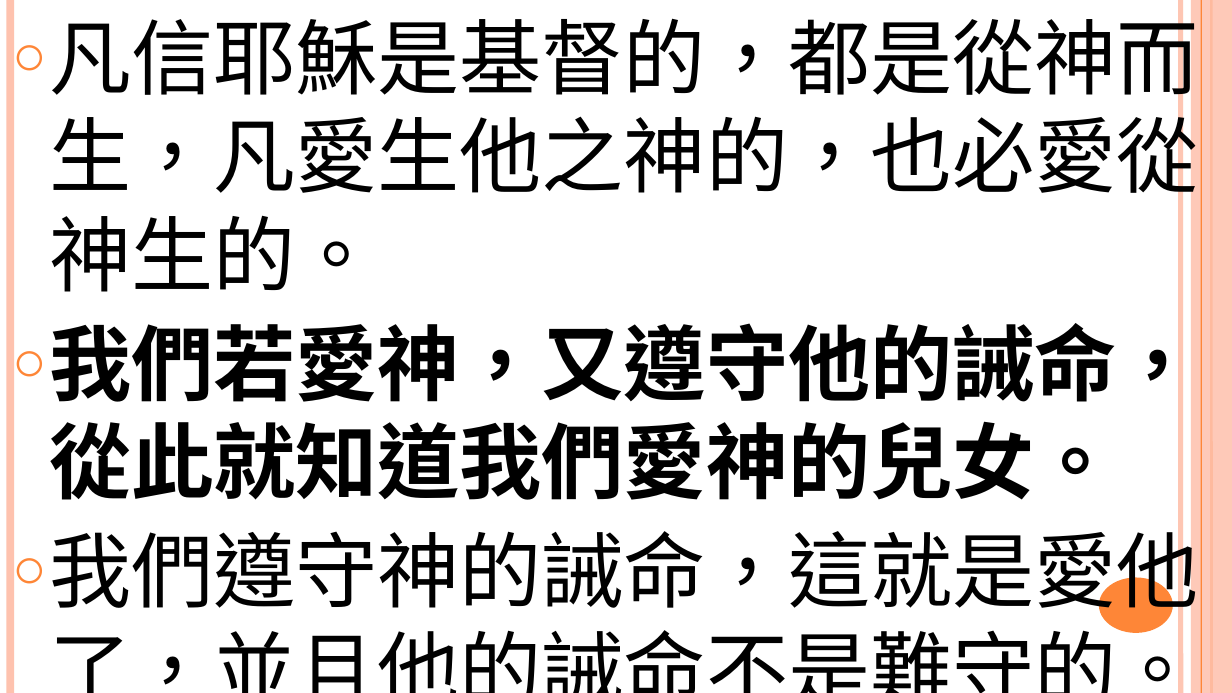
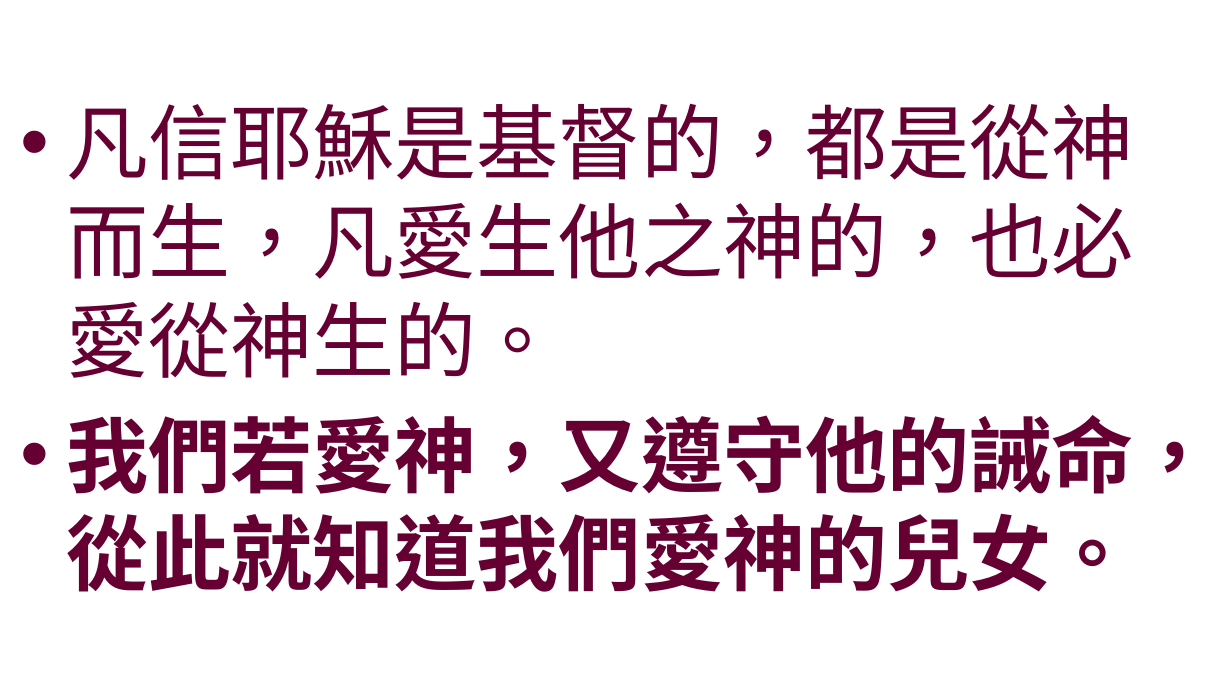
Before and after one commit to batisuoc/worship-resources, a slide deck: slide 2 of 61真正勝利.pptx. Drawn at 1232x693 pixels with LibreOffice and Linux fonts; fonts in the diff are those of the drawing; background and template pictures are left out. Boxes give left, top, right and bottom in pixels: in the first picture for what was removed or moved away, otherwise in the second. Text is boxed around its words. In the diff, an @@ line names an element or a change of style, - is before the commit and + after.

```diff
--- a/61真正勝利.pptx
+++ b/61真正勝利.pptx
@@ text "凡信耶穌是基督的，都是從神而生，凡愛生他之神的，也必愛從神生的。": place and size @@
-text "凡信耶穌是基督的，都是從神而生，凡愛生他之神的，也必愛從神生的。" at (49, 4, 1199, 622)
+text "凡信耶穌是基督的，都是從神而生，凡愛生他之神的，也必愛從神生的。" at (66, 103, 1216, 592)
@@ text "凡信耶穌是基督的，都是從神而生，凡愛生他之神的，也必愛從神生的。" at (66, 103, 1216, 592): font Noto Sans CJK TC to Noto Sans CJK SC, text colour #000000 to #660033; bullet ○ to •; more space between paragraphs; vertical alignment top to middle @@
@@ line removed from (10, 0) to (10, 692) @@
@@ line removed from (1180, 0) to (1180, 692) @@
@@ rectangle removed at (1191, 0, 1232, 692) @@
@@ line removed from (1201, 0) to (1201, 692) @@
@@ line removed from (1211, 0) to (1211, 692) @@
@@ text at (49, 517, 1199, 622): paragraph removed @@
-○ 我們遵守神的誡命，這就是愛他了，並且他的誡命不是難守的。
@@ ellipse removed at (1099, 578, 1173, 633) @@
```
Also in this commit, not shown: 4 other slides changed, 1 slide added.
